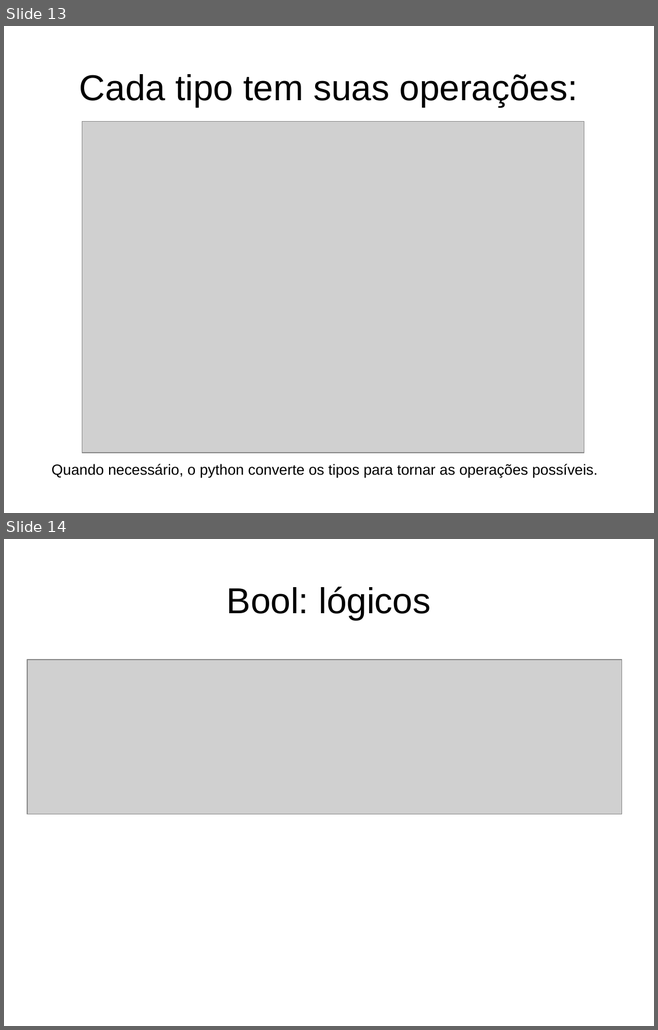
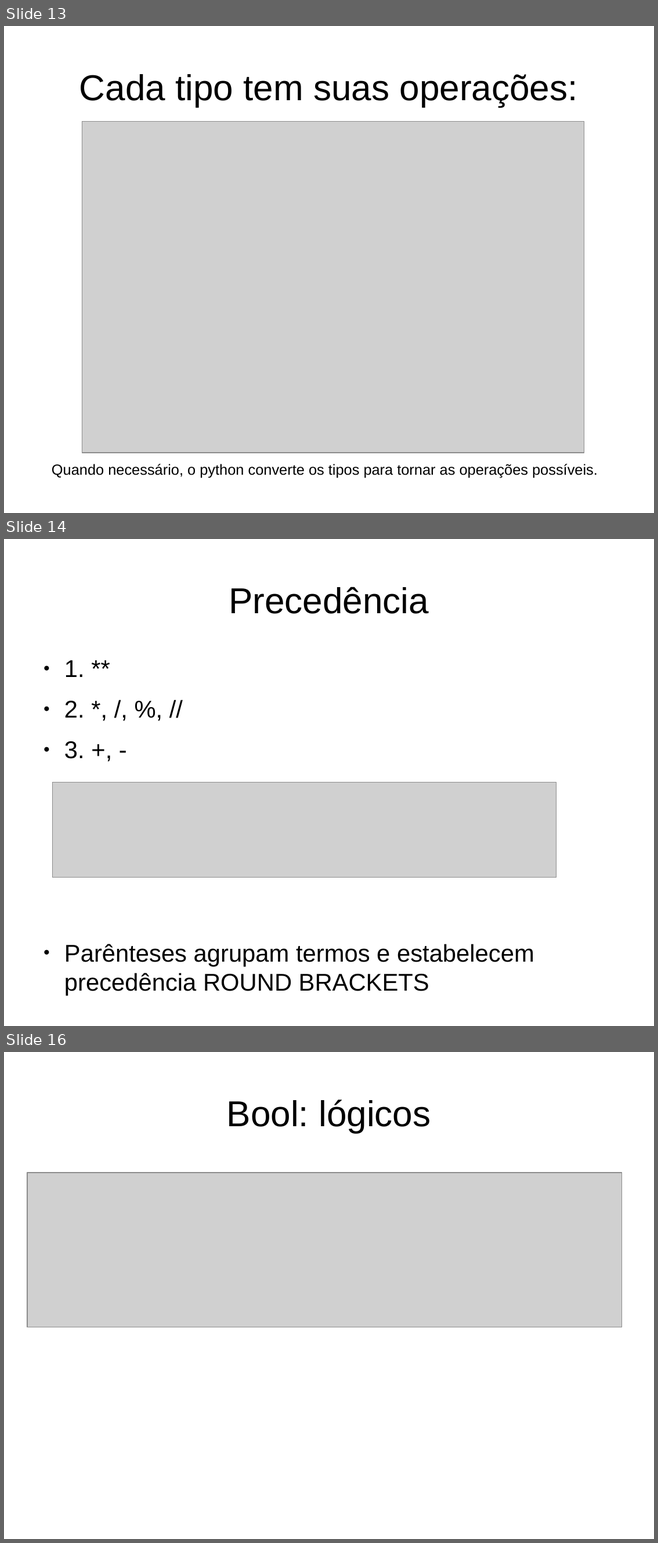
Before and after one commit to iurisegtovich/CursoSciPySEQ2018, a slide deck: source/curso_c2_logica_e_sintaxe.odp. Shown one above the other, each under a label of ours: slides 13 and 14 before the commit, slides 13, 14 and 16 after it; the slides between them are not shown. The pictures are 658x1030 and 658x1543 pixels, drawn with LibreOffice and Linux fonts; fonts in the diff are those of the drawing; grey boxes stand for pictures. Boxes give left, top, right and bottom in pixels: in the first picture for what was removed or moved away, otherwise in the second. Text is boxed around its words. In the diff, an @@ line names an element or a change of style, - is before the commit and + after.

```diff
--- a/source/curso_c2_logica_e_sintaxe.odp
+++ b/source/curso_c2_logica_e_sintaxe.odp
@@ slide 14 added at (4,539,654,1026), background #FFFFFF @@
@@ title added at (228,587,429,614), 44 pt, text #000000 @@
+Precedência
@@ text added at (64,660,534,996), 29.6 pt, text #000000 @@
+● 1. **
+● 2. *, /, %, //
+● 3. +, -
+● Parênteses agrupam termos e estabelecem precedência ROUND BRACKETS
@@ picture added at (52,783,556,877) @@
@@ what was slide 14 is now slide 16 @@
```
Also in this commit, not shown: 10 slides changed, 21 other slides added, 3 slides removed, 6 other files.
